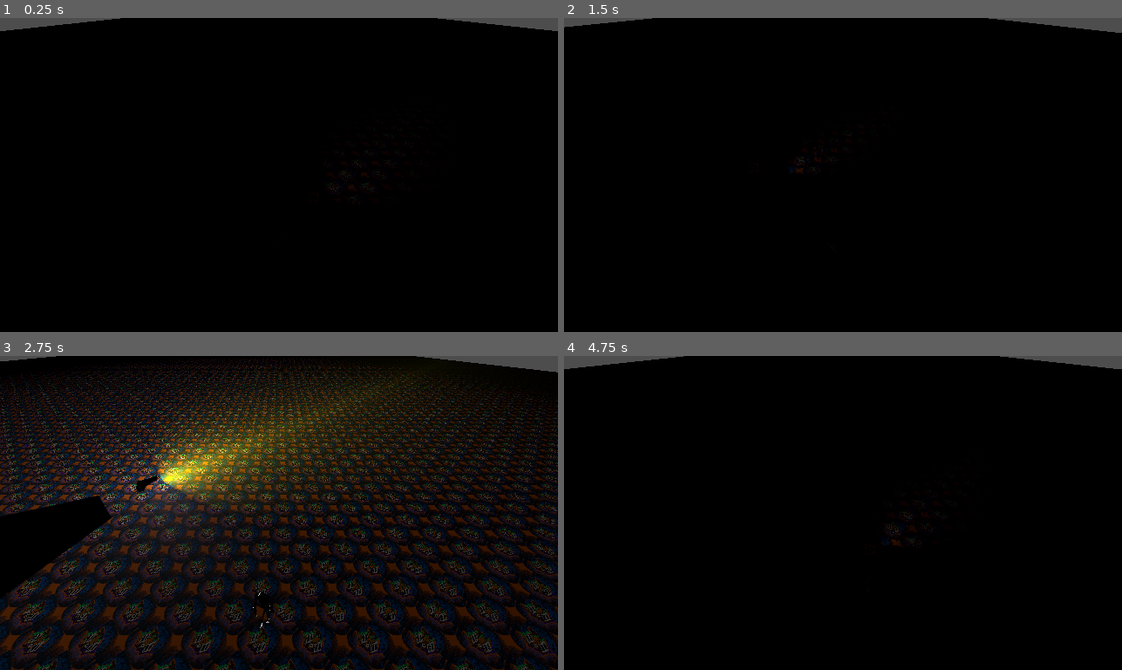
Above: before the commit, frames 1-4 (two rows, left to right).
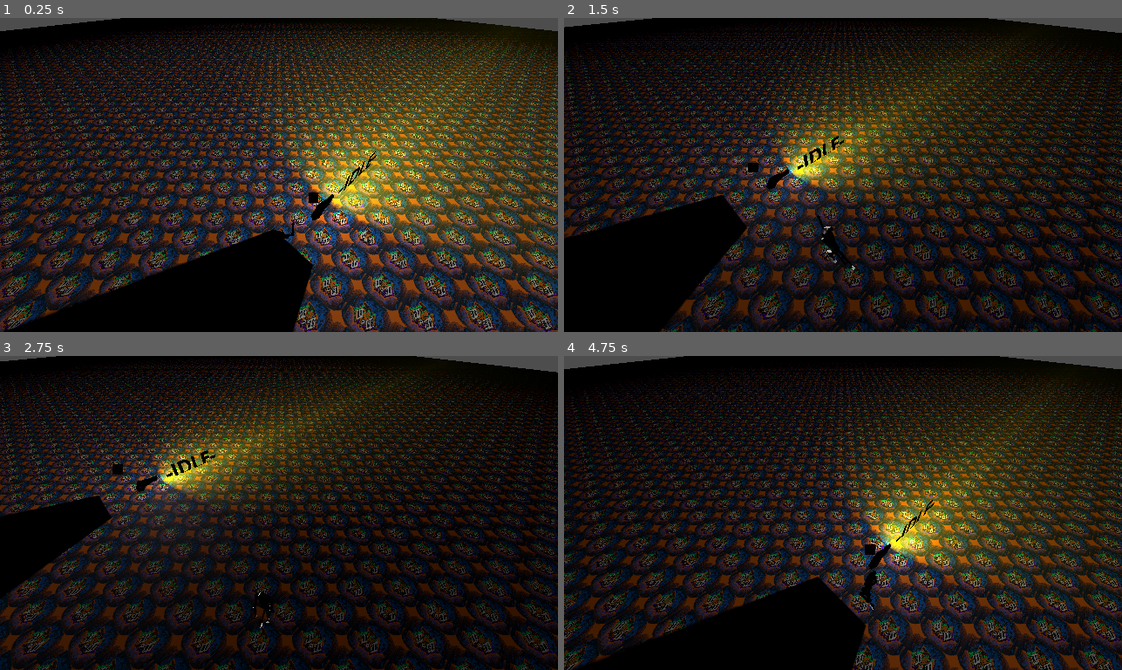
Above: after the commit, the same moments.

Repository: officialErnests/mut-4rr-
Game: Godot game, scene res://Scenes/test.tscn
The game is run twice, just before and just after one commit, with the same random seed, the same clock (stepped at 60 frames per second) and the same inputs.
Inputs (mouse positions are in pixels of both pictures, inside the frame that each line leads up to):
- Up to frame 1 (0.25 s): no input
- Up to frame 2 (1.5 s): tap Enter at 0.5 s; move the mouse to (965, 159) at 0.52 s; press the mouse at (965, 159) at 0.53 s; hold D (right) 0.53-1.28 s; move the mouse to (731, 190) at 1.27 s; release the mouse at (731, 190) at 1.28 s; hold S (backward) from 1.28 s (still down); tap Shift (sprint) at 1.35 s
- Up to frame 3 (2.75 s): move the mouse to (334, 443) at 2.02 s; release S (backward) at 2.03 s; press the mouse at (334, 443) at 2.03 s; hold D (right) from 2.03 s (still down)
- Up to frame 4 (4.75 s): move the mouse to (815, 575) at 2.77 s; release D (right) at 2.78 s; release the mouse at (815, 575) at 2.78 s; hold W (forward) 2.78-3.53 s; tap Shift (sprint) at 2.85, 4.35 s; move the mouse to (1010, 560) at 3.52 s; press the mouse at (1010, 560) at 3.53 s; hold A (left) from 3.53 s (still down); move the mouse to (675, 465) at 4.27 s; release the mouse at (675, 465) at 4.28 s

The runs differ from the first frame. In frame 1, 72% of the frame differs, in the area x 0-100%, y 1-100%; in frame 2, 54%; in frame 3, 0.2%; in frame 4, 58%.
Error before the commit: Invalid access to property or key 'global_position' on a base object of type 'Nil'. (res://Scripts/gun_visual.gd:26)

Commit message:
trying tool scripts

Diff:
--- a/Scenes/items/pistol.tscn
+++ b/Scenes/items/pistol.tscn
@@ -1,11 +1,10 @@
-[gd_scene load_steps=21 format=3 uid="uid://b3o55eubyfvcu"]
+[gd_scene load_steps=19 format=3 uid="uid://b3o55eubyfvcu"]
 
 [ext_resource type="PackedScene" uid="uid://d27ox066bvw2q" path="res://Assets/pistol.fbx" id="1_v2aij"]
 [ext_resource type="PackedScene" uid="uid://sniksy4nvnio" path="res://Scenes/item.tscn" id="2_bgrny"]
 [ext_resource type="Material" uid="uid://b3aqa3jh0vjre" path="res://Assets/Materials/metal.tres" id="2_wnart"]
 [ext_resource type="Script" uid="uid://b5kv5ttlwlpi5" path="res://Scripts/handle_shoot.gd" id="4_1kwx8"]
 [ext_resource type="Script" uid="uid://dcpwb4aalddig" path="res://Scripts/gun_visual.gd" id="5_fx7r4"]
-[ext_resource type="Script" uid="uid://dbi36cvmg01de" path="res://Scripts/stick_to_head.gd" id="6_7jo1a"]
 [ext_resource type="Texture2D" uid="uid://b6apxjep8wnwf" path="res://Assets/cursor.png" id="7_t8rfc"]
 [ext_resource type="Script" uid="uid://c2qad2apg860v" path="res://Scripts/label_sizer.gd" id="8_nya4u"]
 
@@ -83,9 +82,6 @@
 rings = 4
 ring_segments = 4
 
-[sub_resource type="BoxMesh" id="BoxMesh_m5ple"]
-size = Vector3(0.1, 0.2, 0.4)
-
 [node name="Pistol" type="RigidBody3D" groups=["item"]]
 
 [node name="pistol" parent="." instance=ExtResource("1_v2aij")]
@@ -96,21 +92,14 @@
 
 [node name="MAIN" parent="." instance=ExtResource("2_bgrny")]
 
-[node name="Collider" type="CollisionShape3D" parent="."]
-transform = Transform3D(1, 0, 0, 0, 1, 0, 0, 0, 1, 0, -0.050000012, 0)
-shape = SubResource("BoxShape3D_bgrny")
-
-[node name="Gun" type="Node3D" parent="."]
-transform = Transform3D(1, 0, 0, 0, 1, 0, 0, 0, 1, 0, -0.39999998, 0)
-
-[node name="HandleShoot" type="Node" parent="Gun" node_paths=PackedStringArray("light", "light_pt2", "hiddens", "cursor_handler")]
+[node name="HandleShoot" type="Node" parent="." node_paths=PackedStringArray("light", "light_pt2", "hiddens", "cursor_handler")]
 script = ExtResource("4_1kwx8")
-light = NodePath("../../XD")
-light_pt2 = NodePath("../../FLASH2")
+light = NodePath("../XD")
+light_pt2 = NodePath("../FLASH2")
 hiddens = NodePath("../hiddens")
 cursor_handler = NodePath("../GunVisual")
 
-[node name="GunVisual" type="Node" parent="Gun" node_paths=PackedStringArray("GUN", "POINTER", "POINTER_LEFT", "POINTER_GOAL", "POINTER_GROUND", "POINTER_GROUND_NORM")]
+[node name="GunVisual" type="Node" parent="." node_paths=PackedStringArray("GUN", "POINTER", "POINTER_LEFT", "POINTER_GOAL", "POINTER_GROUND", "POINTER_GROUND_NORM")]
 script = ExtResource("5_fx7r4")
 GUN = NodePath("..")
 POINTER = NodePath("../hiddens/POINTER")
@@ -121,20 +110,20 @@
 smoothing = 4.0
 below_cursor_distance = 10
 
-[node name="StickToHead" type="Node" parent="Gun" node_paths=PackedStringArray("node_to_stick")]
-script = ExtResource("6_7jo1a")
-node_to_stick = NodePath("..")
-
-[node name="hiddens" type="Node3D" parent="Gun"]
-transform = Transform3D(1, 0, 0, 0, 1, 0, 0, 0, 1, 0, 0.39999998, 0.7)
-
-[node name="POINTER_END" type="MeshInstance3D" parent="Gun/hiddens"]
+[node name="Collider" type="CollisionShape3D" parent="."]
+transform = Transform3D(1, 0, 0, 0, 1, 0, 0, 0, 1, 0, -0.050000012, 0)
+shape = SubResource("BoxShape3D_bgrny")
+
+[node name="hiddens" type="Node3D" parent="."]
+transform = Transform3D(1, 0, 0, 0, 1, 0, 0, 0, 1, 0, 0, 0.7)
+
+[node name="POINTER_END" type="MeshInstance3D" parent="hiddens"]
 transform = Transform3D(0.05, 0, 0, 0, 0.05, 0, 0, 0, 0.05, 0, 1, 0)
 material_override = SubResource("StandardMaterial3D_21gyy")
 mesh = SubResource("QuadMesh_fo338")
-skeleton = NodePath("../..")
-
-[node name="POINTER" type="Label3D" parent="Gun/hiddens"]
+skeleton = NodePath("")
+
+[node name="POINTER" type="Label3D" parent="hiddens"]
 transform = Transform3D(-4.371139e-08, 0, 1, 0, 1, 0, -1, 0, -4.371139e-08, 0, 0, -3)
 double_sided = false
 alpha_cut = 1
@@ -149,7 +138,7 @@
 script = ExtResource("8_nya4u")
 scroll_dir = 10
 
-[node name="POINTER_LEFT" type="Label3D" parent="Gun/hiddens"]
+[node name="POINTER_LEFT" type="Label3D" parent="hiddens"]
 transform = Transform3D(-4.371139e-08, 0, -1, 0, 1, 0, 1, 0, -4.371139e-08, 0, 0, -3)
 double_sided = false
 alpha_cut = 1
@@ -164,43 +153,38 @@
 uppercase = true
 script = ExtResource("8_nya4u")
 
-[node name="GROUND_POINTER" type="MeshInstance3D" parent="Gun/hiddens"]
+[node name="GROUND_POINTER" type="MeshInstance3D" parent="hiddens"]
 material_override = SubResource("StandardMaterial3D_iye42")
 mesh = SubResource("CylinderMesh_wdpvw")
-skeleton = NodePath("../..")
-
-[node name="POINTER_BOTTOM" type="Node3D" parent="Gun/hiddens"]
+skeleton = NodePath("")
+
+[node name="POINTER_BOTTOM" type="Node3D" parent="hiddens"]
 transform = Transform3D(-1, 0, 8.742278e-08, 0, 1, 0, -8.742278e-08, 0, -1, 0, 0, 0)
 
-[node name="POINTER_BOTTOM" type="MeshInstance3D" parent="Gun/hiddens/POINTER_BOTTOM"]
+[node name="POINTER_BOTTOM" type="MeshInstance3D" parent="hiddens/POINTER_BOTTOM"]
 transform = Transform3D(0.5, 0, 0, 0, 0.5, 0, 0, 0, 0.5, 0, 0, 0)
 material_override = SubResource("StandardMaterial3D_uypta")
 mesh = SubResource("TorusMesh_ybdjb")
-skeleton = NodePath("../../..")
-
-[node name="POINTER_BOTTOM2" type="MeshInstance3D" parent="Gun/hiddens/POINTER_BOTTOM"]
+skeleton = NodePath("")
+
+[node name="POINTER_BOTTOM2" type="MeshInstance3D" parent="hiddens/POINTER_BOTTOM"]
 transform = Transform3D(0.5, 0, 0, 0, 0.5, 0, 0, 0, 0.5, 0, 0, 0)
 material_override = SubResource("StandardMaterial3D_qvc5s")
 mesh = SubResource("TorusMesh_7kt45")
-skeleton = NodePath("../../..")
-
-[node name="POINTER_BOTTOM3" type="MeshInstance3D" parent="Gun/hiddens/POINTER_BOTTOM"]
+skeleton = NodePath("")
+
+[node name="POINTER_BOTTOM3" type="MeshInstance3D" parent="hiddens/POINTER_BOTTOM"]
 transform = Transform3D(0.5, 0, 0, 0, 0.5, 0, 0, 0, 0.5, 0, 0, 0)
 material_override = SubResource("StandardMaterial3D_o8ibb")
 mesh = SubResource("TorusMesh_wlkew")
-skeleton = NodePath("../../..")
-
-[node name="SpotLight3D" type="SpotLight3D" parent="Gun/hiddens"]
+skeleton = NodePath("")
+
+[node name="SpotLight3D" type="SpotLight3D" parent="hiddens"]
 transform = Transform3D(1, 0, 0, 0, 1, 0, 0, 0, 1, -0.2, -1.1920929e-07, -1)
 shadow_enabled = true
 spot_range = 20.0
 spot_angle = 50.0
 spot_angle_attenuation = 34.29675
-
-[node name="Gun" type="MeshInstance3D" parent="Gun"]
-transform = Transform3D(1, 0, 0, 0, 1, 0, 0, 0, 1, 0, 0.39999998, -0.1)
-mesh = SubResource("BoxMesh_m5ple")
-skeleton = NodePath("../../../PLayerCollision")
 
 [node name="XD" type="OmniLight3D" parent="."]
 transform = Transform3D(1, 0, 0, 0, 1, 0, 0, 0, 1, 0, 0, -0.59999996)
--- a/Scenes/player.tscn
+++ b/Scenes/player.tscn
@@ -8,6 +8,7 @@
 [ext_resource type="Script" uid="uid://bjuxy6pujas3c" path="res://Scripts/CursorToPoint.gd" id="7_8erm5"]
 [ext_resource type="PackedScene" uid="uid://dtohjmomqtvq3" path="res://Scenes/body.tscn" id="7_f1ek2"]
 [ext_resource type="Script" uid="uid://clkaneisu7we7" path="res://Scripts/copyRot.gd" id="8_tx1dd"]
+[ext_resource type="Script" uid="uid://dbi36cvmg01de" path="res://Scripts/stick_to_head.gd" id="10_pu2lt"]
 
 [sub_resource type="CapsuleShape3D" id="CapsuleShape3D_6t5aa"]
 radius = 0.2
@@ -101,4 +102,9 @@
 look_node = NodePath("../../Gun_Look_at")
 offset = Vector3(0, 1, 0)
 
+[node name="StickToHead" type="Node" parent="ItemHolder" node_paths=PackedStringArray("skeleton_info", "node_to_stick")]
+script = ExtResource("10_pu2lt")
+skeleton_info = NodePath("../../SkelBody")
+node_to_stick = NodePath("../ItemSlot")
+
 [node name="ItemSlot" type="Node3D" parent="ItemHolder"]
--- a/Scripts/gun_visual.gd
+++ b/Scripts/gun_visual.gd
@@ -1,5 +1,6 @@
 extends Node
 
+@export var enabled = false
 @export_group("assignments")
 @export var LOOK_AT: Node3D
 @export var GUN: Node3D
@@ -22,6 +23,7 @@
 
 # Called every frame. 'delta' is the elapsed time since the previous frame.
 func _process(delta: float) -> void:
+	if not enabled: return
 	#Smooths cursor
 	prev_location += (LOOK_AT.global_position - prev_location) * delta * smoothing
 	prev_location.y = LOOK_AT.global_position.y
--- a/Scripts/handle_shoot.gd
+++ b/Scripts/handle_shoot.gd
@@ -1,5 +1,6 @@
 extends Node
 
+@export var enabled = false
 @export var light: Node3D
 @export var light_pt2: Node3D
 @export var hiddens: Node3D
@@ -9,6 +10,7 @@
 var flash_timer = 0
 var delay = 0
 func _process(delta: float) -> void:
+	if not enabled: return
 	if Input.is_action_pressed("shoot") and delay <= 0:
 		light.visible = true
 		light_pt2.visible = true
--- a/Scripts/item.gd
+++ b/Scripts/item.gd
@@ -1,11 +1,21 @@
+@tool
 extends Node
 
+enum ItemType {
+	GUN
+}
+var classes
+var typess: ItemType
+var testing: bool
+func _get_property_list() -> Array:
+	var properties: Array = []
+	if ItemType.GUN:
+		properties.append({
+			"name": "typess",
+			"type": TYPE_NIL,
+			"usage": PROPERTY_USAGE_CATEGORY,
+		})
+	return properties
 
-# Called when the node enters the scene tree for the first time.
-func _ready() -> void:
-	pass # Replace with function body.
-
-
-# Called every frame. 'delta' is the elapsed time since the previous frame.
-func _process(delta: float) -> void:
+func initalise(p_main):
 	pass
--- a/Scripts/itemManager.gd
+++ b/Scripts/itemManager.gd
@@ -2,11 +2,27 @@
 
 @export var itemHolder: Node3D
 @export var animator: Node
-# Called when the node enters the scene tree for the first time.
+@export var pickup_hitbox: Area3D
+
+var equiped_item = null
+var equiped_item_script = null
 func _ready() -> void:
 	pass # Replace with function body.
-
 
 # Called every frame. 'delta' is the elapsed time since the previous frame.
 func _process(delta: float) -> void:
 	pass
+
+func pickupDetect():
+	var hit_nodes = pickup_hitbox.get_overlapping_bodies()
+	for node in hit_nodes:
+		if node.is_in_group("item"):
+			pickup(node)
+			return
+
+func pickup(p_node: Node):
+	itemHolder.add_child(p_node)
+	equiped_item = p_node
+	equiped_item_script = p_node.get_node("MAIN")
+
+	equiped_item_script.initalise(self)
Not shown: 1 places in Scenes/player.tscn that only renumber resources
